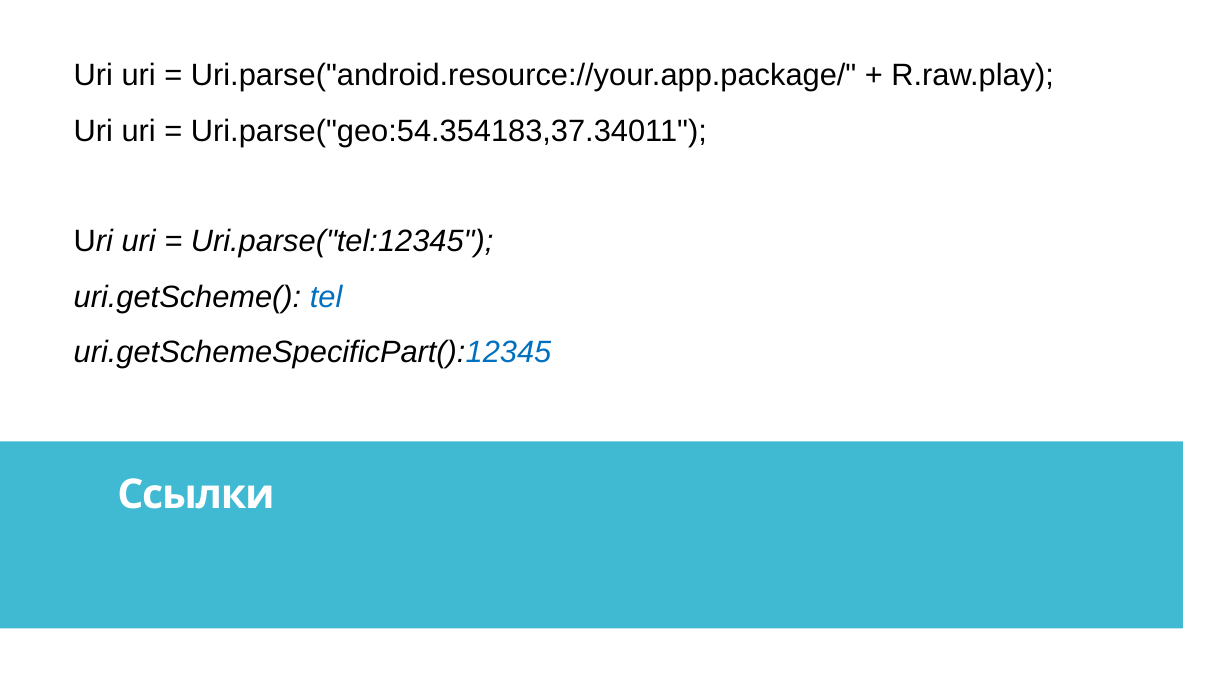
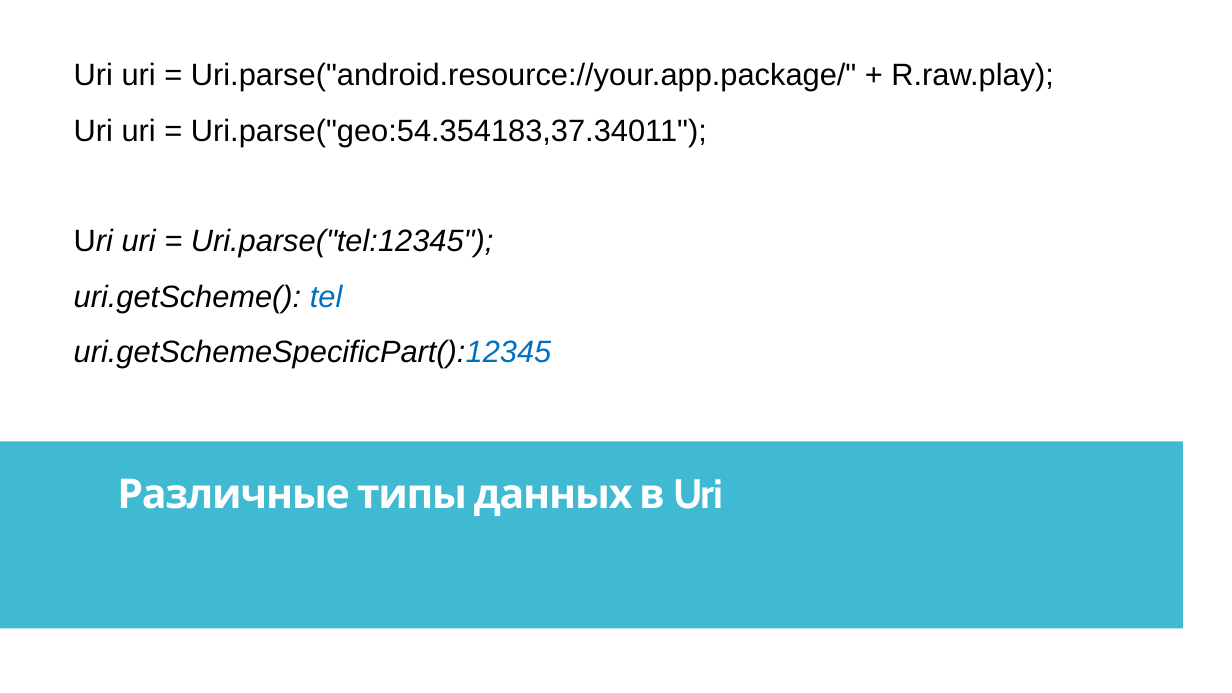
Before and after one commit to IriEfremova/LessonsCube, a slide deck: slide 13 of Android/Lesson15/ContextIntent.pptx (slide 10 before the commit). Drawn at 1232x693 pixels with LibreOffice and Linux fonts; fonts in the diff are those of the drawing. Boxes give left, top, right and bottom in pixels: in the first picture for what was removed or moved away, otherwise in the second. Text is boxed around its words. In the diff, an @@ line names an element or a change of style, - is before the commit and + after.

```diff
--- a/Android/Lesson15/ContextIntent.pptx
+++ b/Android/Lesson15/ContextIntent.pptx
@@ text at (117,478,723,516): text changed @@
-Ссылки
+Различные типы данных в Uri
```
Also in this commit, not shown: 5 other slides changed, 10 slides added, 5 slides removed.
